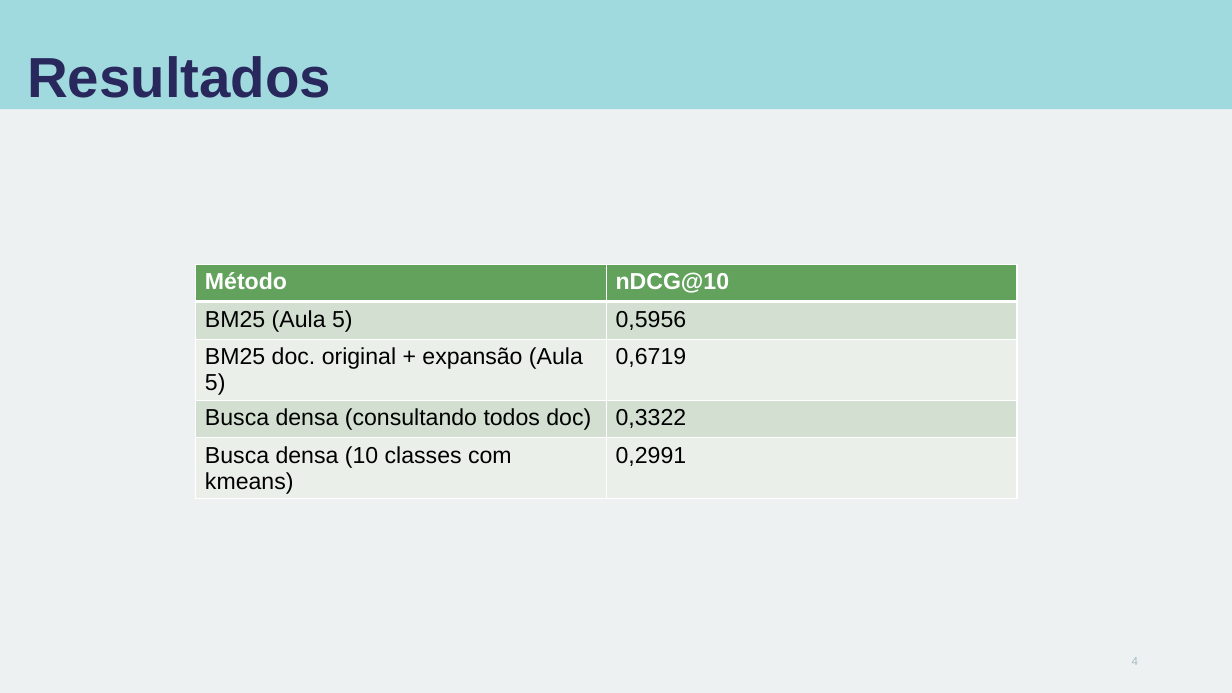
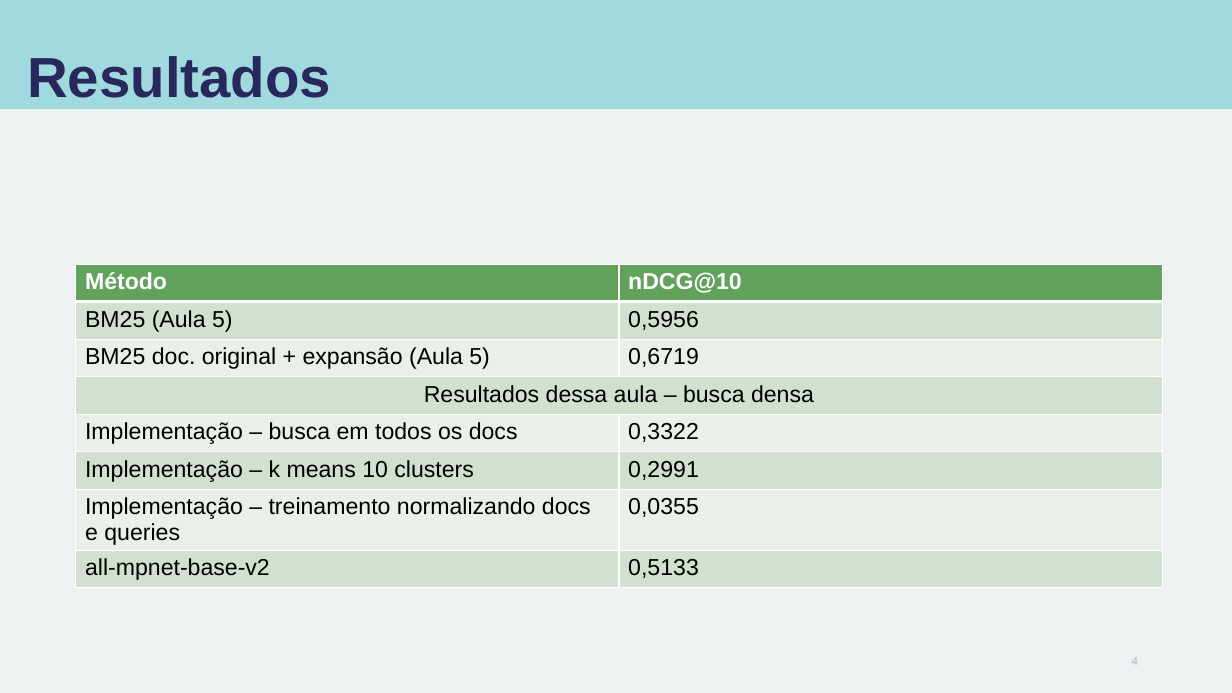
Before and after one commit to carisio/IA368-DD_deep_learning_busca, a slide deck: slide 4 of 6 - busca densa/notebook/apresentacao_notebook_dense_retriever.pptx. Drawn at 1232x693 pixels with LibreOffice and Linux fonts; fonts in the diff are those of the drawing. Boxes give left, top, right and bottom in pixels: in the first picture for what was removed or moved away, otherwise in the second. Text is boxed around its words. In the diff, an @@ line names an element or a change of style, - is before the commit and + after.

Commit message:
Adiciona resultados para all-mpnet-base-v2

```diff
--- a/6 - busca densa/notebook/apresentacao_notebook_dense_retriever.pptx
+++ b/6 - busca densa/notebook/apresentacao_notebook_dense_retriever.pptx
@@ table at [76,264,1163,592] @@
-row 4: Busca densa (consultando todos doc) | 0,3322
-row 5: Busca densa (10 classes com kmeans) | 0,2991
+row 4: Resultados dessa aula – busca densa | 
+row 5: Implementação – busca em todos os docs | 0,3322
+row 6: Implementação – k means 10 clusters | 0,2991
+row 7: Implementação – treinamento normalizando docs e queries | 0,0355
+row 8: all-mpnet-base-v2 | 0,5133
@@ table: place and size @@
-table at [196,264,1017,498]
+table at [76,264,1163,592]
```
Also in this commit, not shown: 2 other files.
